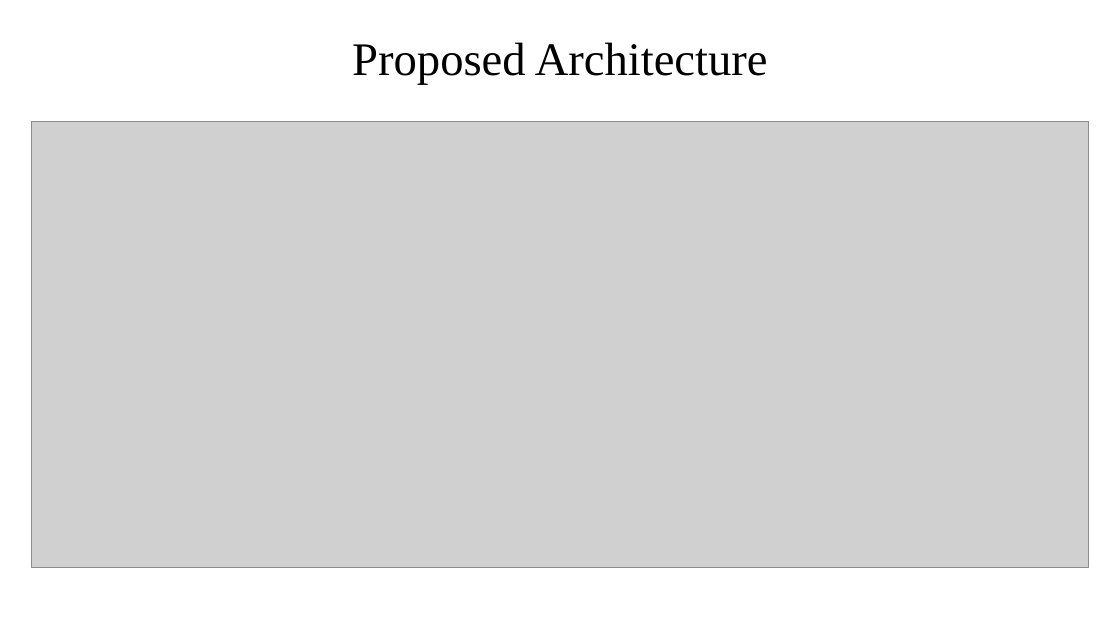
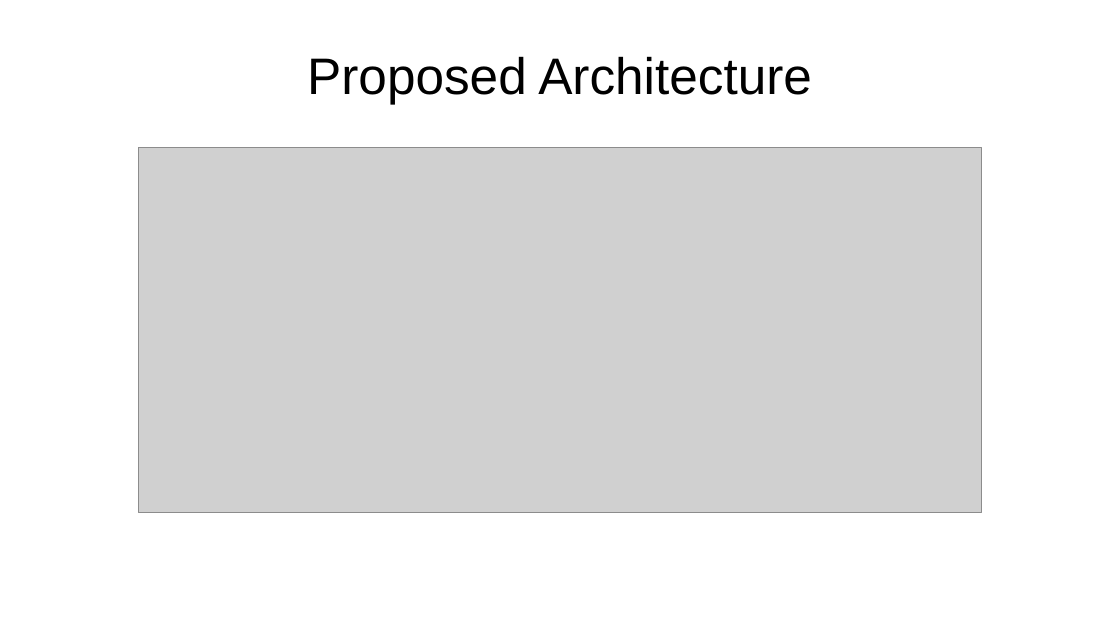
Before and after one commit to 2010030359-Venkatesh/TextToImageGeneration, a slide deck: slide 7 of ArtGen_Review1.pptx. Drawn at 1120x630 pixels with LibreOffice and Linux fonts; fonts in the diff are those of the drawing; grey boxes stand for pictures; background and template pictures are left out. Boxes give left, top, right and bottom in pixels: in the first picture for what was removed or moved away, otherwise in the second. Text is boxed around its words. In the diff, an @@ line names an element or a change of style, - is before the commit and + after.

```diff
--- a/ArtGen_Review1.pptx
+++ b/ArtGen_Review1.pptx
@@ title "Proposed Architecture" moved from (x1=352, y1=42, x2=768, y2=85) to (x1=307, y1=56, x2=812, y2=104) @@
@@ title "Proposed Architecture" at (x1=307, y1=56, x2=812, y2=104): size 40 to 44 pt, font Times New Roman to Arial @@
@@ picture resized from (x1=32, y1=122, x2=1088, y2=567) to (x1=139, y1=147, x2=982, y2=513) @@
```
